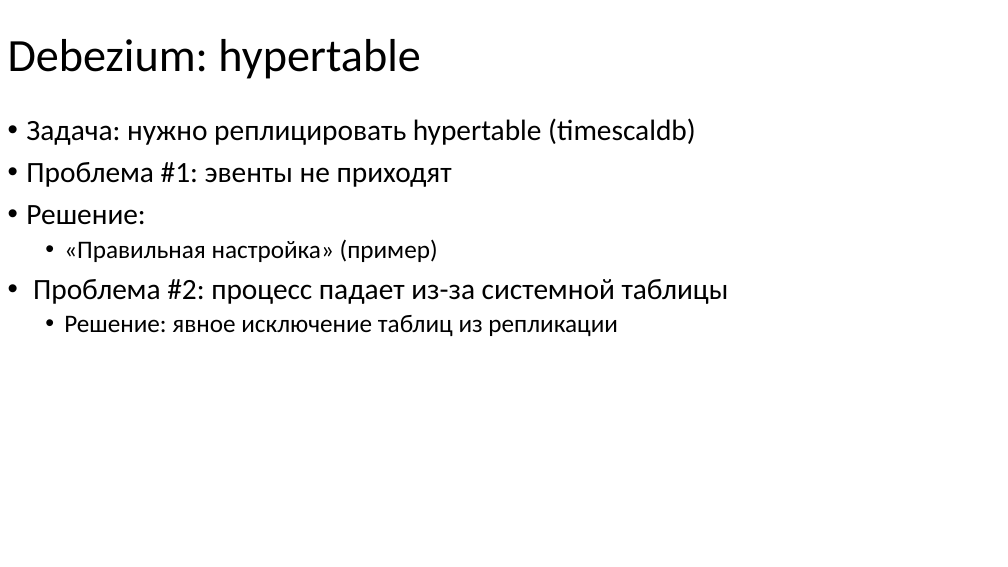
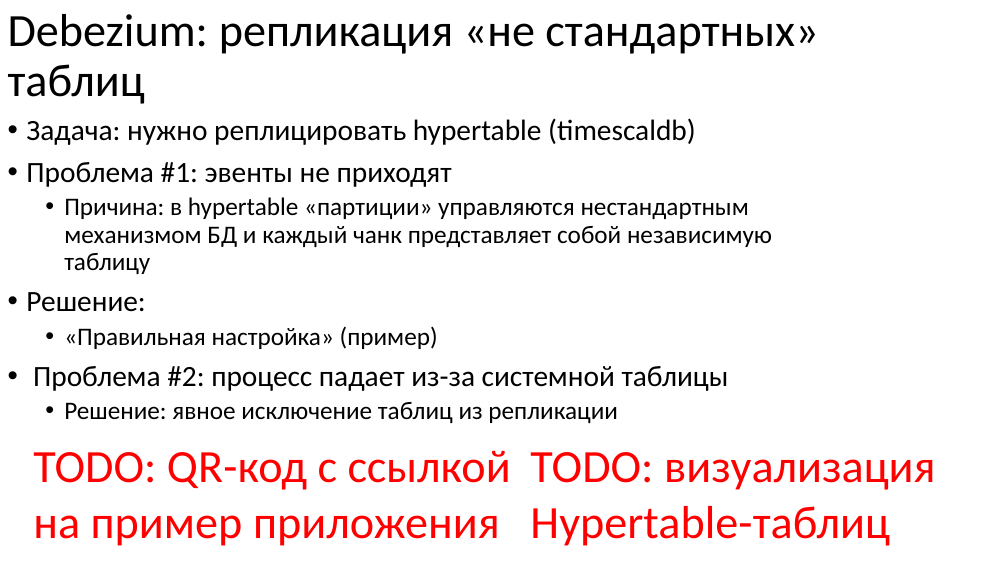
Before and after one commit to nryanov/presentations, a slide deck: slide 54 of smartdata/cdc-via-debezium/debezium-smartdata2025.pptx (slide 55 before the commit). Drawn at 1008x567 pixels with LibreOffice and Linux fonts; fonts in the diff are those of the drawing. Boxes give left, top, right and bottom in pixels: in the first picture for what was removed or moved away, otherwise in the second. Text is boxed around its words. In the diff, an @@ line names an element or a change of style, - is before the commit and + after.

```diff
--- a/smartdata/cdc-via-debezium/debezium-smartdata2025.pptx
+++ b/smartdata/cdc-via-debezium/debezium-smartdata2025.pptx
@@ title at (8,14,818,104): text changed @@
-Debezium: hypertable
+Debezium: репликация «не стандартных» таблиц
@@ text at (64,197,772,274): paragraph added @@
+  • Причина: в hypertable «партиции» управляются нестандартным механизмом БД и каждый чанк представляет собой независимую таблицу
@@ text added at (33,450,511,546), 44 pt, text #FF0000 @@
+TODO: QR-код с ссылкой
+на пример приложения
@@ text added at (530,452,935,546), 44 pt, text #FF0000 @@
+TODO: визуализация
+Hypertable-таблиц
```
Also in this commit, not shown: 13 other slides changed, 6 slides added, 1 slide removed.
